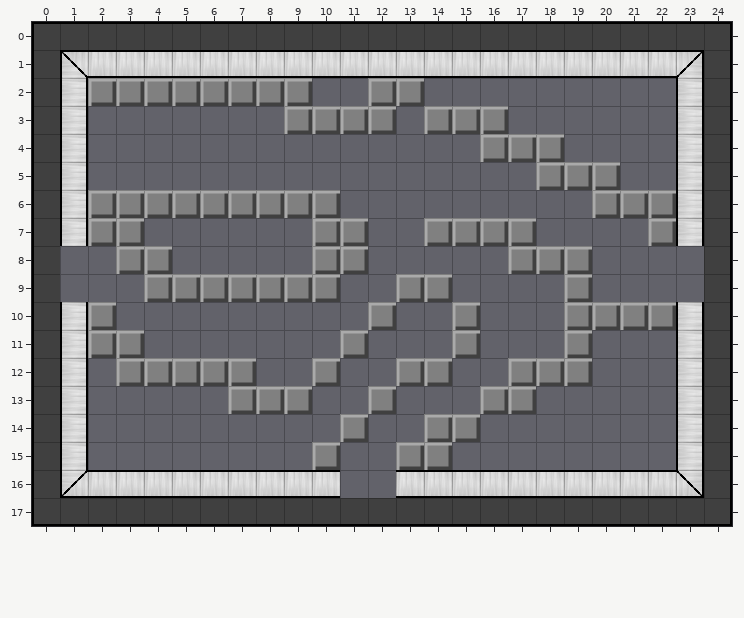
Tiled map: src/level/forrestroom10.tmx. Above: the version before the commit.
Cells are 32x32 px. Shown: x 0..24, y 0..17.
Now the later version:
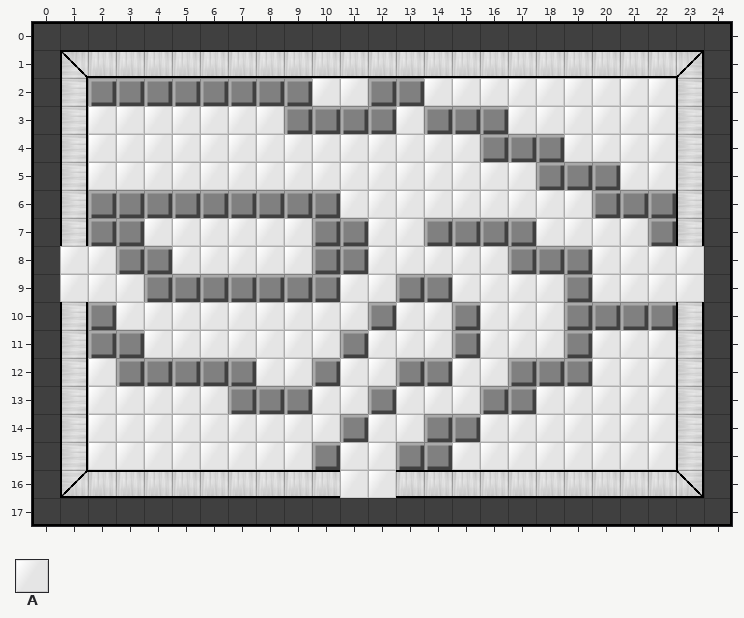
Key: from "room_tileset": A 36.
_ is an empty cell.
Tiles of an added or newly shown layer are drawn over the layers below it.
The exact change:
Changed rows in their new state; . is an unchanged cell.
Layer "Tile Layer 2" (added):
first column x 1:
 2 .........AA..AAAAAAAAA.
 3 .AAAAAAA....A...AAAAAA.
 4 .AAAAAAAAAAAAAA...AAAA.
 5 .AAAAAAAAAAAAAAAA...AA.
 6 ..........AAAAAAAAA....
 7 ...AAAAAA..AA....AAAA..
 8 AA..AAAAA..AAAAA...AAAA
 9 AAA.......AA..AAAA.AAAA
10 ..AAAAAAAAA.AA.AAA.....
11 ...AAAAAAA.AAA.AAA.AAA.
12 .A.....AA.AA..AA...AAA.
13 .AAAAA...AA.AAA..AAAAA.
14 .AAAAAAAAA.AA..AAAAAAA.
15 .AAAAAAAA.AA..AAAAAAAA.
16 ..........AA...........
Where, in picture pixels (left, top, right, bottom), the same in both pictures:
added: (60, 78, 704, 498)
